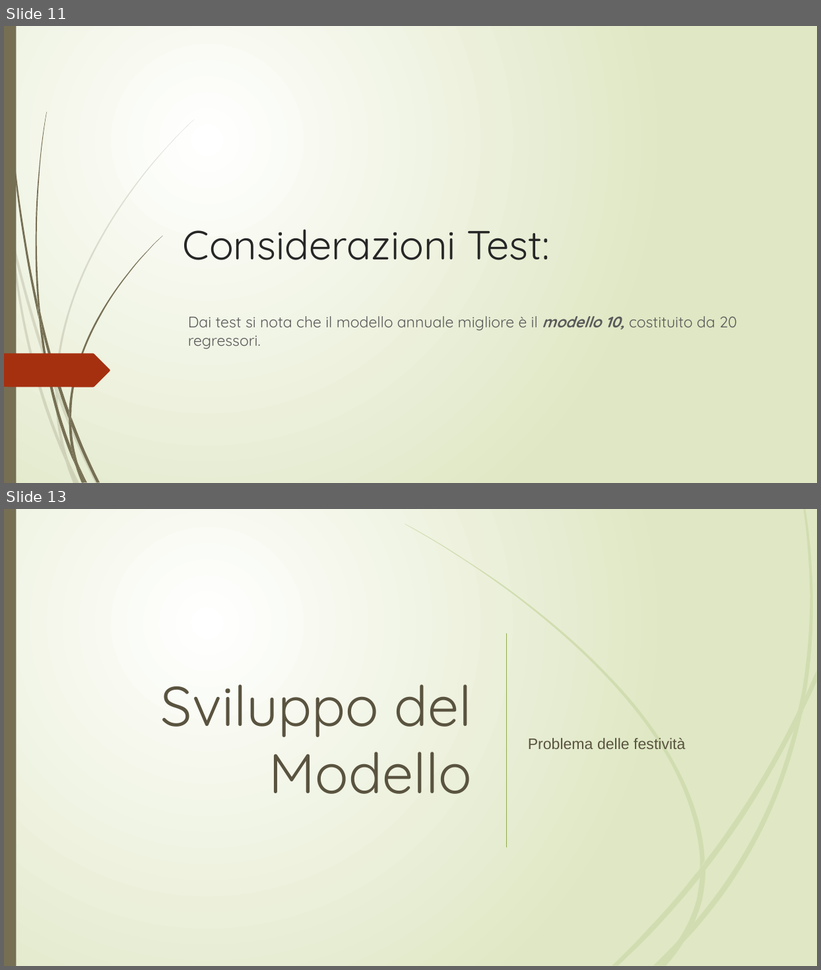
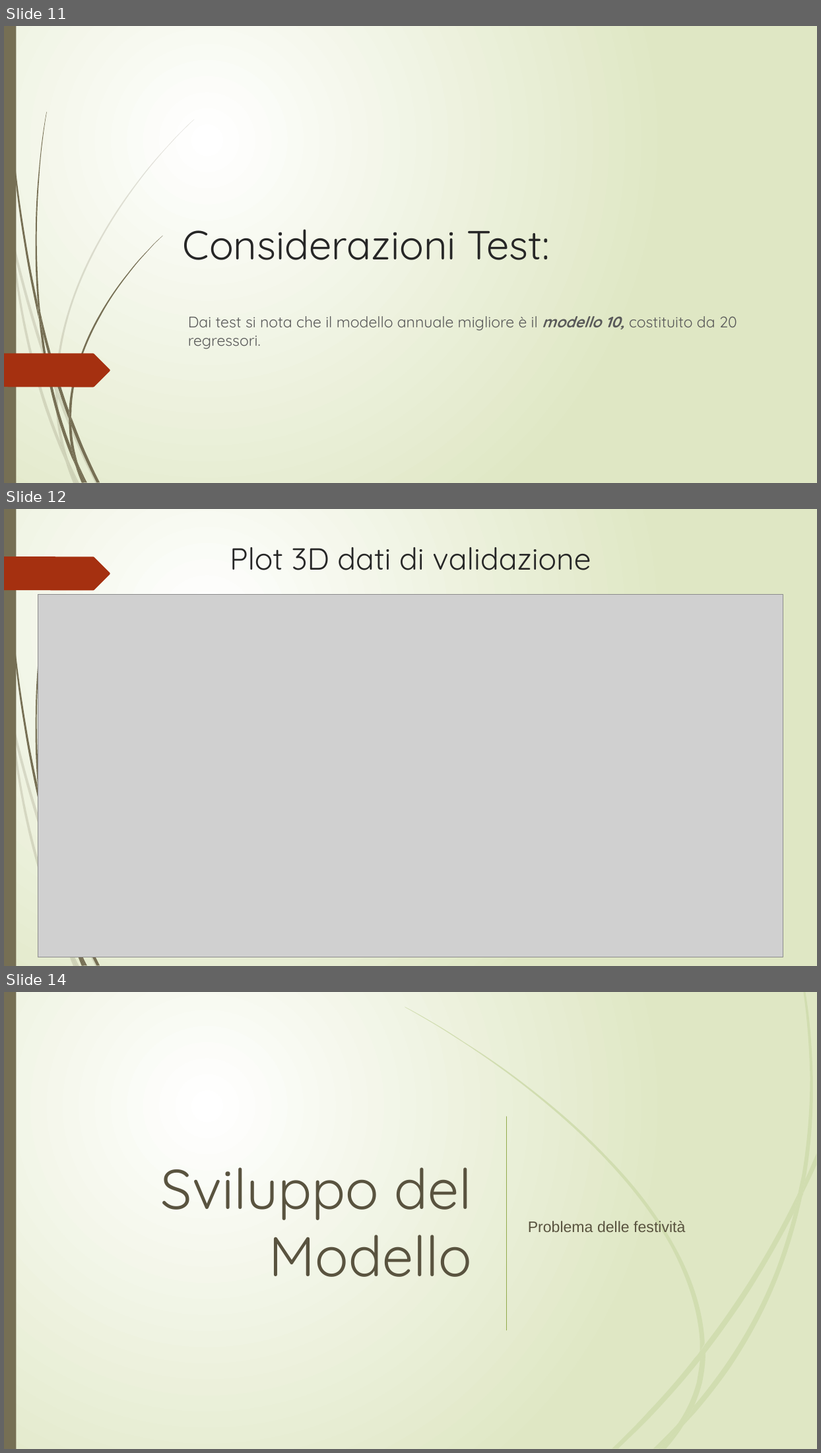
Before and after one commit to r1cky0/Italian-energy-consumption-prediction, a slide deck: presentazione_imad.pptx. Shown one above the other, each under a label of ours: slides 11 and 13 before the commit, slides 11, 12 and 14 after it; the slides between them are not shown. The pictures are 821x970 and 821x1453 pixels, drawn with LibreOffice and Linux fonts; fonts in the diff are those of the drawing; grey boxes stand for pictures. Boxes give left, top, right and bottom in pixels: in the first picture for what was removed or moved away, otherwise in the second. Text is boxed around its words. In the diff, an @@ line names an element or a change of style, - is before the commit and + after.

```diff
--- a/presentazione_imad.pptx
+++ b/presentazione_imad.pptx
@@ slide 12 added at (4,509,817,966), background gradient #FFFFFF to #DFE8C4; not listed: 16 template elements that a slide beside it also shows @@
@@ title added at (230,547,591,570), 36 pt, text #262626 @@
+Plot 3D dati di validazione
@@ freeform shape added at (4,557,110,590), fill #A53010 @@
@@ picture added at (38,594,783,958) @@
@@ what was slide 13 is now slide 14 @@
```
Also in this commit, not shown: 2 slides changed, 2 other slides added, 2 other files.
